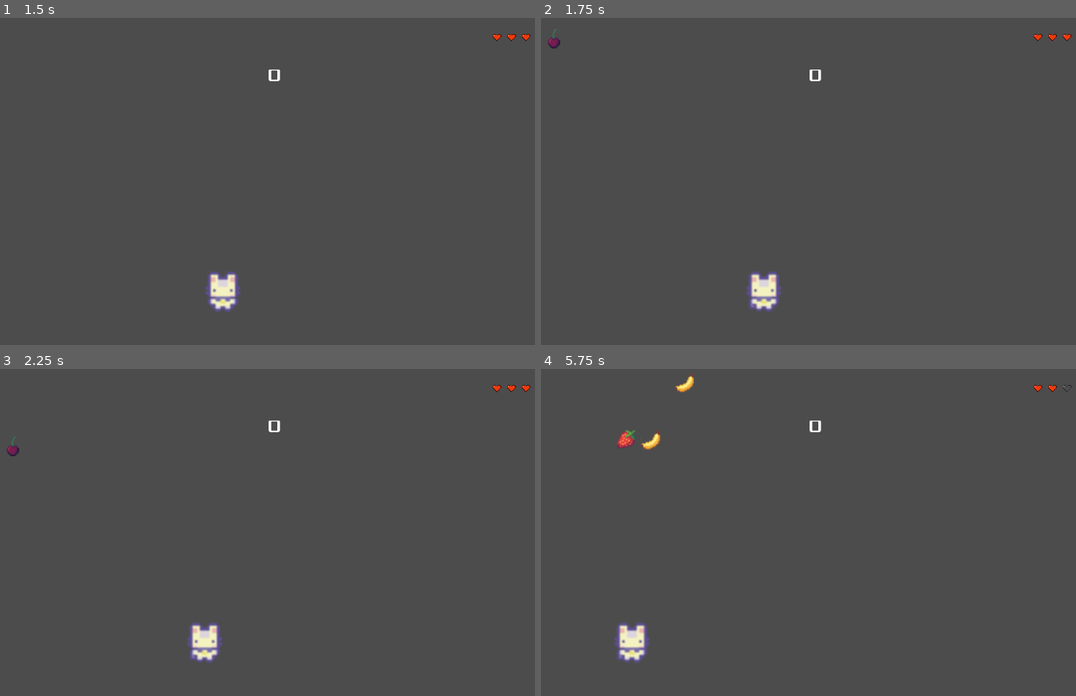
Above: before the commit, frames 1-4 (two rows, left to right).
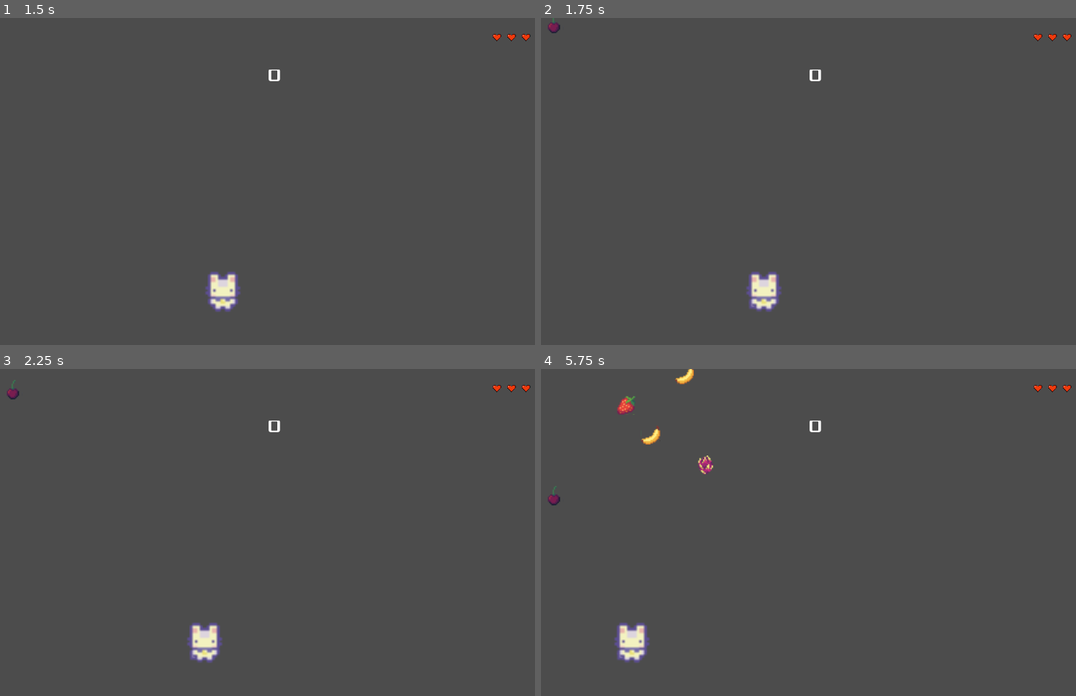
Above: after the commit, the same moments.

Repository: ColinKYuen/BQ-Game-Jam
Game: Godot game, scene res://Scenes/Main.tscn
Two runs of this game, one before a commit and one after it. Both use one fixed random seed, a clock stepped at 60 frames per second and the inputs below.
Inputs:
- Up to frame 1 (1.5 s): click "Start" at 0.5 s; tap Enter at 1.25 s; hold D (move_right) from 1.28 s (still down)
- Up to frame 2 (1.75 s): keep holding D (move_right)
- Up to frame 3 (2.25 s): release D (move_right) at 2.03 s; hold Left (move_left) from 2.03 s (still down)
- Up to frame 4 (5.75 s): release Left (move_left) at 2.78 s; hold D (move_right) 2.78-4.28 s; hold Left (move_left) from 4.28 s (still down)

Frame 1 is identical in both runs. In frame 2, 0.1% of the frame differs, in the area x 1-4%, y 0-10%; in frame 3, 0.1%; in frame 4, 0.8%, in the area x 1-100%, y 0-42%.

Commit message:
Difficulty scaling

Diff:
--- a/Scripts/Main.gd
+++ b/Scripts/Main.gd
@@ -2,6 +2,9 @@
 
 const obj_good_fruit = preload("res://Scenes/GoodFruit.tscn")
 const obj_bad_fruit = preload("res://Scenes/BadFruit.tscn")
+const base_fruit_speed = 100
+const base_bad_fruit = 5
+
 
 var rng = RandomNumberGenerator.new()
 
@@ -9,6 +12,8 @@
 var timer = 0
 var bad_fruit_chance = 5
 var num_good_fruits = 6
+var spawn_timer:float = 0.0
+const base_spawn_delay = 1
 
 var is_game_started: bool = false
 var fruit_container
@@ -21,14 +26,15 @@
 
 func _process(delta):
 	if is_game_started:
-		timer += delta
-		if timer > 1:
+		spawn_timer += delta
+		if spawn_timer > base_spawn_delay / ((100 + $HUD.score) * 0.01):
 			rng.randomize()
-			timer = 0
-			spawn(rng.randf_range(0, window_width), rng.randf_range(100, 500), rng.randf_range(1, 100))
+			spawn_timer = 0
+			spawn(rng.randf_range(0, window_width), rng.randf_range(base_fruit_speed + ($HUD.score * 10), base_fruit_speed + ($HUD.score * 20)), rng.randf_range(0, 100))
 
 func spawn(location: float, speed: float, fruit_chance: float):
 	var spawn_fruit
+	var bad_fruit_chance = min(base_bad_fruit + ($HUD.score * 2), 80)
 	if fruit_chance > bad_fruit_chance:
 		var good_fruit_type = rng.randi_range(0, num_good_fruits - 1)
 		spawn_fruit = obj_good_fruit.instance()
